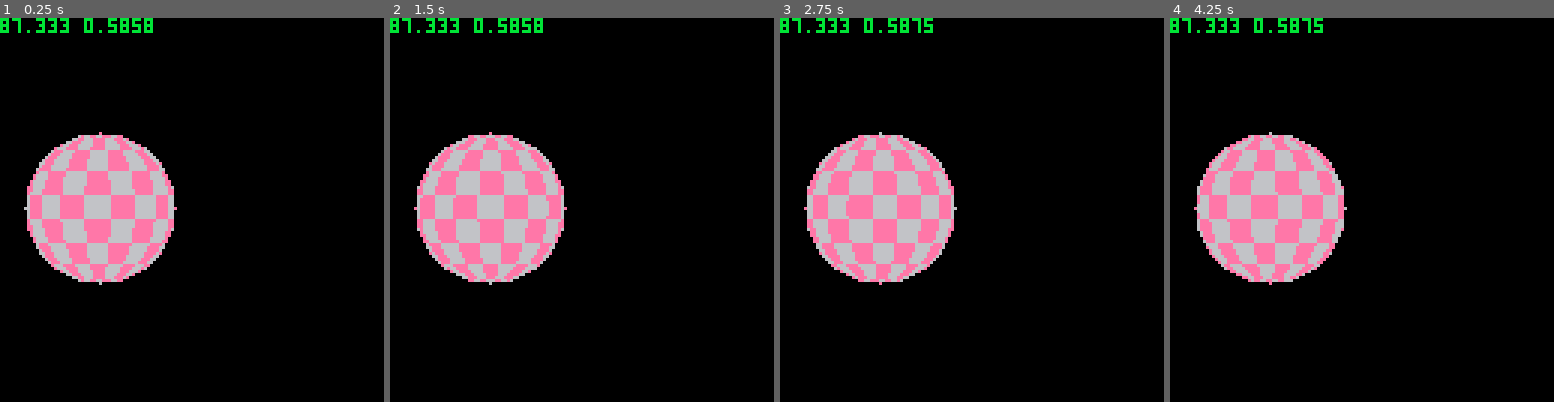
Above: before the commit, frames 1-4 (left to right).
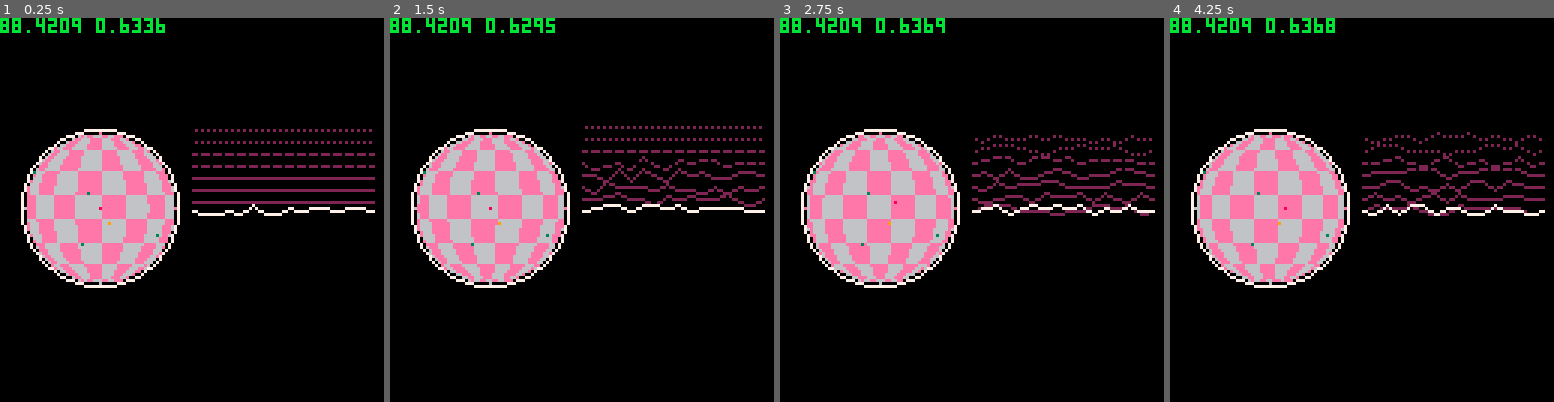
Above: after the commit, the same moments.

Repository: GerodruS/scanner8
Game: PICO-8 cartridge game.p8
Same seed, same stepped clock (60 frames per second), same inputs: the game is played once before the commit and once after it.
Inputs:
- Up to frame 1 (0.25 s): no input
- Up to frame 2 (1.5 s): tap X (X key) at 0.33, 1.07 s
- Up to frame 3 (2.75 s): hold Right 1.6-2.1 s; tap X (X key) at 1.85 s; hold Up 2.15-2.42 s; hold Right from 2.47 s (still down)
- Up to frame 4 (4.25 s): tap X (X key) at 2.97, 4.08 s; release Right at 3.03 s; hold Left 3.08-3.58 s; hold Down 3.63-3.97 s; hold Right from 4.02 s (still down)

The runs differ from the first frame. In frame 1, 8.0% of the frame differs, in the area x 3-98%, y 0-71%; in frame 2, 7.3%; in frame 3, 6.6%; in frame 4, 15%.

Commit message:
Wrapped up sources into closure

Diff:
--- a/game.p8
+++ b/game.p8
@@ -6,10 +6,9 @@
  planet_center={63.5-30,63.5}
  planet_radius=25
  scanner_pos=vcpy(planet_center)
- sources={}
  signal=init_signal()
 
- generate_sources()
+ sources=generate_sources()
  planet=generate_planet_view(planet_center,planet_radius)
 end
 
@@ -37,7 +36,7 @@
  if btnp(❎) then
   local sp=vcpy(scanner_pos)
   vflr(sp)
-  collect_resources(sp)
+  sources.collect(sp)
  end
 end
 
@@ -45,7 +44,7 @@
  cls()
 
  planet.draw()
- if (true) color(11) print(stat(0)..' '..stat(1)) return
+-- if (true) color(11) print(stat(0)..' '..stat(1)) return
 
 -- pset(planet_center[1],planet_center[2],7)
  circ(planet_center[1],planet_center[2],planet_radius+1,7)
@@ -53,25 +52,12 @@
  local sp=vcpy(scanner_pos)
  vflr(sp)
 
- local best_i=get_closest_source(sp)
- for i=1,count(sources) do
-  local c=best_i[1]==i and 9 or 3
-  pset(sources[i][1],sources[i][2],c)
- end
-
- color(7)
- local resources=get_resources(sp)
- print(resources[1])
- print(resources[2])
- print(resources[3])
- print(resources[4])
-
- for i=1,count(sources) do
-  print(sources[i].radius)
- end
+ sources.draw(sp)
+-- sources.de g_print(sp)
 
  pset(scanner_pos[1],scanner_pos[2],8)
 
+ local resources=sources.get_resources(sp)
  signal.draw(resources)
 
  color(11) print(stat(0)..' '..stat(1))
@@ -119,6 +105,7 @@
 -->8
 --sources
 function generate_sources()
+ local sources={}
  local r=planet_radius
  local d=r*2
  local min_r=planet_radius/6
@@ -139,73 +126,98 @@
 	 p.amount=4+flr(rnd(4))
 	 add(sources,p)
 	end
-end
-
-function get_closest_source(p)
- local best_d=(planet_radius*2)^2
- local best_i=nil
- for i=1,count(sources) do
-  local d=vdist2(p,sources[i])
-  if (d<best_d) best_d=d best_i=i
- end
- return {best_i,best_d}
-end
-
-function get_resources(p)
- local r={0,0,0,0}
- for i=1,count(sources) do
-  local t=get_resource(p,sources[i])
-  if t then
-   r[t.stype]+=t.amount
-  end
- end
- return r
-end
-
-function get_resource(p,s)
- local r2=s.radius^2
- local d2=vdist2(p,s)
- if d2<=r2 then
-  local t=(1-sqrt(d2/r2))^2
---  color(10)
---  print(r2)
---  print(d2)
---  print(t)
---  color(7)
-  local a=t*s.amount
-  return {
-   stype=s.stype,
-   amount=a,
-   distance=sqrt(d2),
-   }
- end
- return nil
-end
-
-function collect_resources(p)
- local r={0,0,0,0}
- for i=1,count(sources) do
-  local t=collect_resource(p,sources[i])
-  if t then
-   r[t.stype]+=t.amount
-  end
- end
- for i=count(sources),1,-1 do
-  local elem=sources[i]
-  if (elem.amount<=0) del(sources,elem)
- end
- return r
-end
-
-function collect_resource(p,s)
- local r=get_resource(p,s)
- if r then
-  s.radius=r.distance
-  s.amount-=r.amount
- end
- return r
+
+	local function get_closest_source(p)
+	 local best_d=(planet_radius*2)^2
+	 local best_i=nil
+	 for i=1,count(sources) do
+	  local d=vdist2(p,sources[i])
+	  if (d<best_d) best_d=d best_i=i
+	 end
+	 return {best_i,best_d}
+	end
+
+	local function get_resource(p,s)
+	 local r2=s.radius^2
+	 local d2=vdist2(p,s)
+	 if d2<=r2 then
+	  local t=(1-sqrt(d2/r2))^2
+	--  color(10)
+	--  print(r2)
+	--  print(d2)
+	--  print(t)
+	--  color(7)
+	  local a=t*s.amount
+	  return {
+	   stype=s.stype,
+	   amount=a,
+	   distance=sqrt(d2),
+	   }
+	 end
+	 return nil
+	end
+
+	local function get_resources(p)
+	 local r={0,0,0,0}
+	 for i=1,count(sources) do
+	  local t=get_resource(p,sources[i])
+	  if t then
+	   r[t.stype]+=t.amount
+	  end
+	 end
+	 return r
+	end
+
+	local function collect_resource(p,s)
+	 local r=get_resource(p,s)
+	 if r then
+	  s.radius=r.distance
+	  s.amount-=r.amount
+	 end
+	 return r
+	end
+
+	local function collect_resources(p)
+	 local r={0,0,0,0}
+	 for i=1,count(sources) do
+	  local t=collect_resource(p,sources[i])
+	  if t then
+	   r[t.stype]+=t.amount
+	  end
+	 end
+	 for i=count(sources),1,-1 do
+	  local elem=sources[i]
+	  if (elem.amount<=0) del(sources,elem)
+	 end
+	 return r
+	end
+
+	return {
+	 get_resources=get_resources,
+	 collect=collect_resources,
+	 draw=function(position)
+	  local best_i=get_closest_source(position)
+		 for i=1,count(sources) do
+		  local c=best_i[1]==i and 9 or 3
+		  pset(sources[i][1],sources[i][2],c)
+		 end
+	 end,
+	 debug_print=function(position)
+		 color(7)
+		 local resources=get_resources(position)
+		 print(resources[1])
+		 print(resources[2])
+		 print(resources[3])
+		 print(resources[4])
+
+		 for i=1,count(sources) do
+		  print(sources[i].radius)
+		 end
+	 end,
+	 }
 end
 -->8
+--planet view
 function generate_planet_view(center,radius)
 
 	local function asin(x)
@@ -257,22 +269,22 @@
 	end
 
 	local function draw_planet()
- local offset=time()*100
-
- local i=1
- local n=count(planet_pixels)
- while i<n do
-  local x=planet_pixels[i] i+=1
-  local y=planet_pixels[i] i+=1
-  local m=planet_pixels[i] i+=1
-  for yy=y,y+m-1 do
-	  local u=planet_pixels[i]+offset i+=1
-	  local v=planet_pixels[i] i+=1
-   local clr=get_planet_pixel(u,v)
-	  pset(x,yy,clr)
-  end
- end
-end
+	 local offset=time()*10
+
+	 local i=1
+	 local n=count(planet_pixels)
+	 while i<n do
+	  local x=planet_pixels[i] i+=1
+	  local y=planet_pixels[i] i+=1
+	  local m=planet_pixels[i] i+=1
+	  for yy=y,y+m-1 do
+		  local u=planet_pixels[i]+offset i+=1
+		  local v=planet_pixels[i] i+=1
+	   local clr=get_planet_pixel(u,v)
+		  pset(x,yy,clr)
+	  end
+	 end
+	end
 
 	return {draw=draw_planet}
 end
